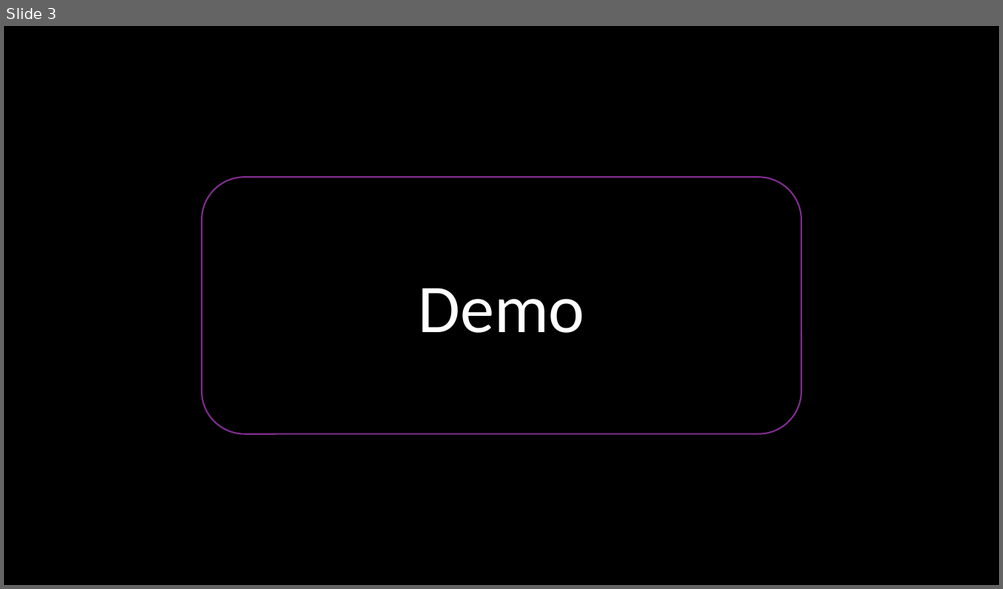
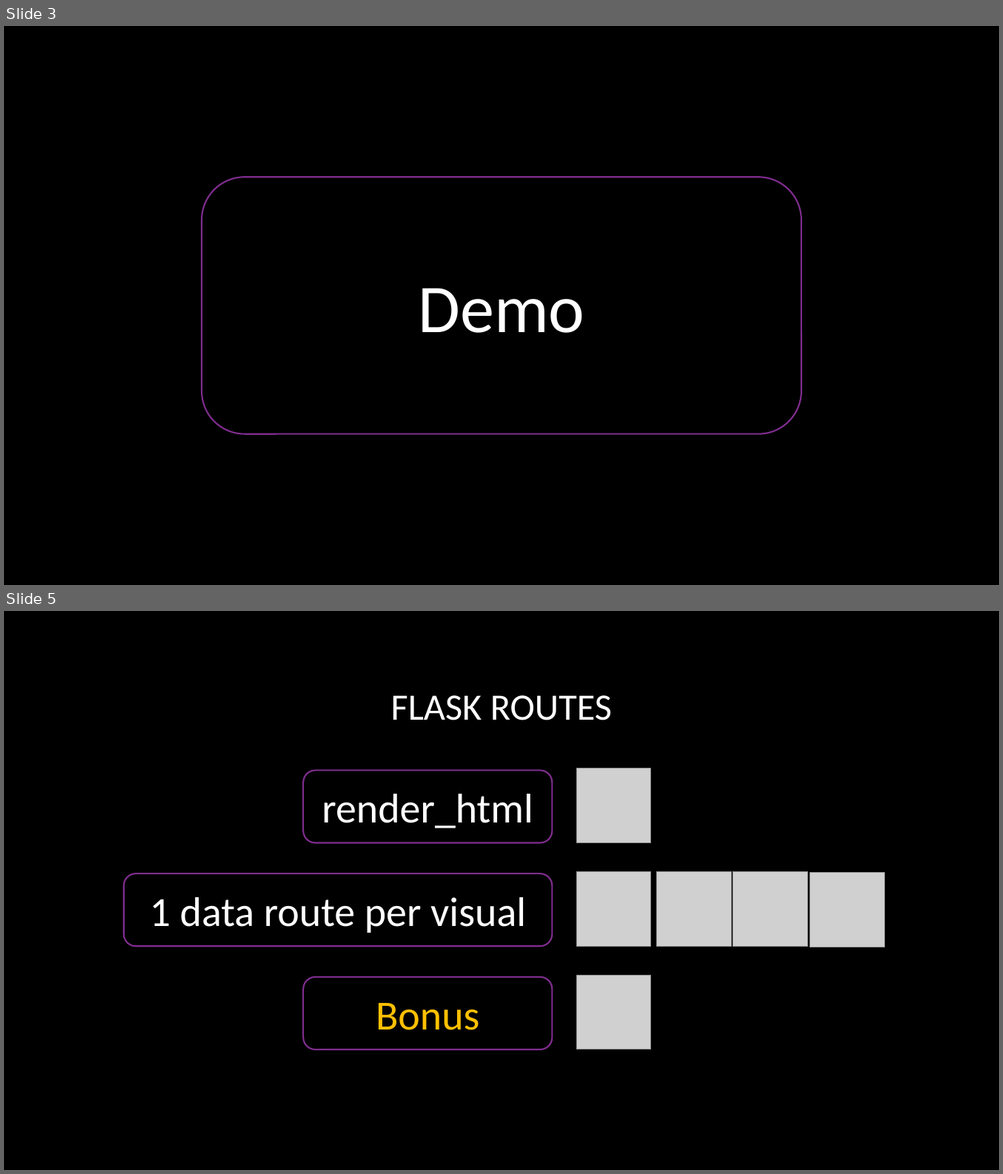
Before and after one commit to shriparna/us-mortality-stats, a slide deck: Presentation/project_03_group_04.pptx. Shown one above the other, each under a label of ours: slide 3 before the commit, slides 3 and 5 after it; the slides between them are not shown. The pictures are 1003x589 and 1003x1174 pixels, drawn with LibreOffice and Linux fonts; fonts in the diff are those of the drawing; grey boxes stand for pictures; background and template pictures are left out. Boxes give left, top, right and bottom in pixels: in the first picture for what was removed or moved away, otherwise in the second. Text is boxed around its words. In the diff, an @@ line names an element or a change of style, - is before the commit and + after.

```diff
--- a/Presentation/project_03_group_04.pptx
+++ b/Presentation/project_03_group_04.pptx
@@ slide 5 added at [4,611,999,1170], background picture (left out) @@
@@ title added at [391,695,612,721], 36 pt, text #FFFFFF @@
+FLASK ROUTES
@@ rounded rectangle added at [303,771,552,843], outline #7F2E8F 1.5 pt, 40 pt, text #FFFFFF @@
+render_html
@@ picture added at [576,769,651,843] @@
@@ rounded rectangle added at [123,874,552,946], outline #7F2E8F 1.5 pt, 40 pt, text #FFFFFF @@
+1 data route per visual
@@ picture added at [576,872,651,947] @@
@@ picture added at [657,872,731,947] @@
@@ picture added at [733,872,808,947] @@
@@ picture added at [810,873,885,948] @@
@@ rounded rectangle added at [303,977,552,1050], outline #7F2E8F 1.5 pt, 40 pt, text #FFC000 @@
+Bonus
@@ picture added at [576,975,651,1050] @@
```
Also in this commit, not shown: 1 slide changed, 5 other slides added, 1 slide removed, 5 other files.
